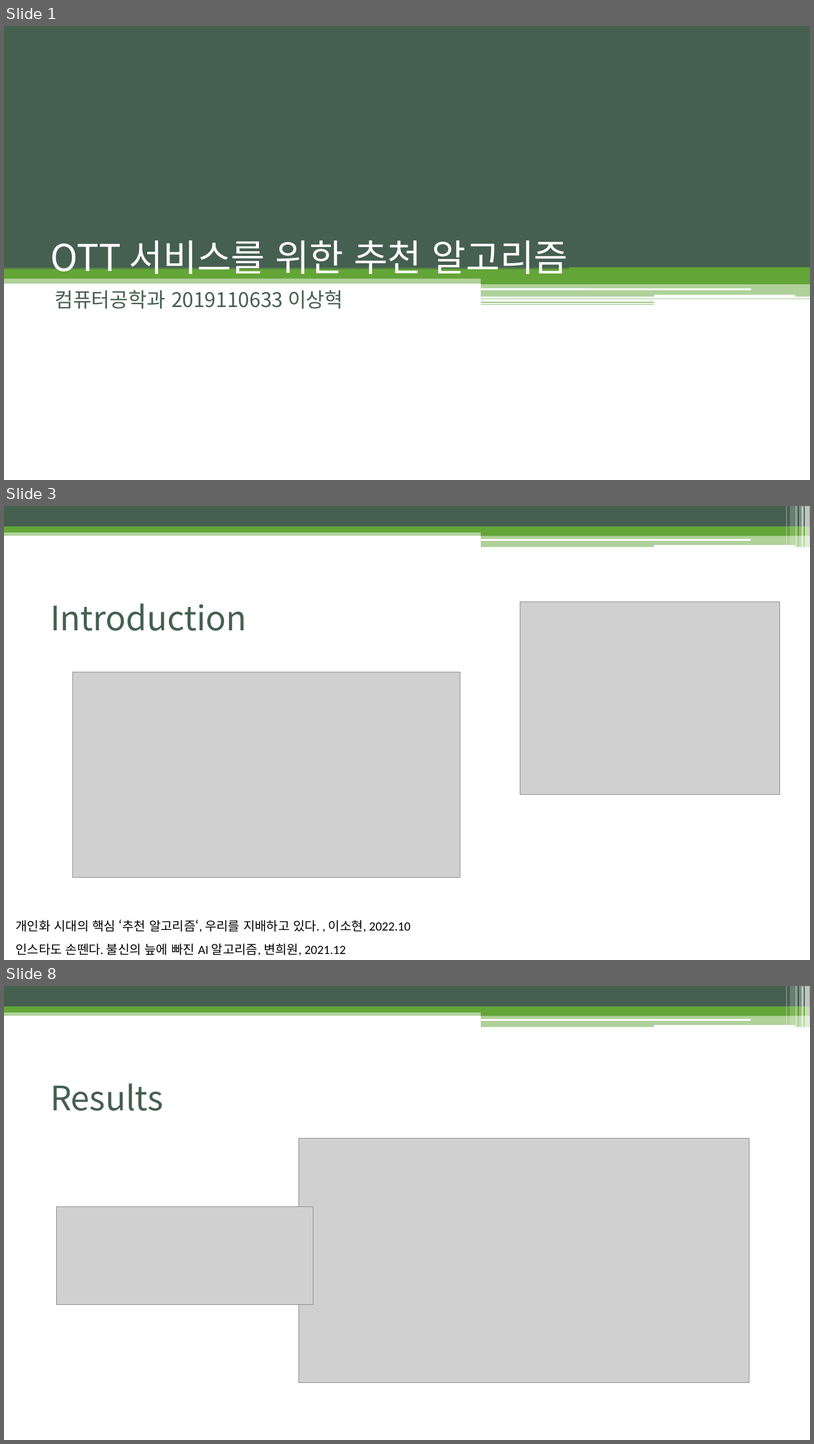
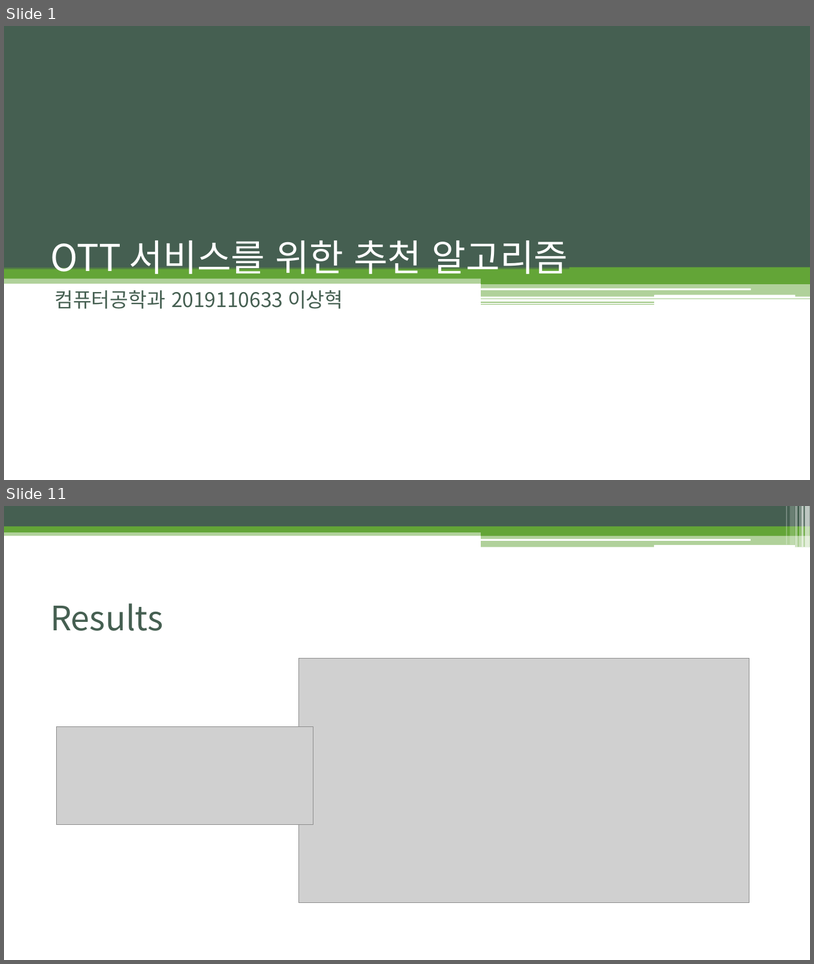
Before and after one commit to lsh0107/2022capstone2, a slide deck: 2019110633 이상혁 발표.pptx. Shown one above the other, each under a label of ours: slides 1, 3 and 8 before the commit, slides 1 and 11 after it; the slides between them are not shown. The pictures are 814x1444 and 814x964 pixels, drawn with LibreOffice and Linux fonts; fonts in the diff are those of the drawing; grey boxes stand for pictures. Boxes give left, top, right and bottom in pixels: in the first picture for what was removed or moved away, otherwise in the second. Text is boxed around its words. In the diff, an @@ line names an element or a change of style, - is before the commit and + after.

```diff
--- a/2019110633 이상혁 발표.pptx
+++ b/2019110633 이상혁 발표.pptx
@@ slide 3 removed at bbox=[4, 506, 810, 960], background #FFFFFF; not listed: 13 template elements that a slide beside it also shows @@
@@ title removed at bbox=[50, 603, 247, 631] @@
-Introduction
@@ picture removed at bbox=[520, 601, 780, 794] @@
@@ picture removed at bbox=[73, 672, 461, 877] @@
@@ text removed at bbox=[16, 919, 411, 932] @@
-개인화 시대의 핵심 ‘추천 알고리즘‘, 우리를 지배하고 있다. , 이소현, 2022.10
@@ text removed at bbox=[16, 943, 346, 955] @@
-인스타도 손뗀다. 불신의 늪에 빠진 AI 알고리즘, 변희원, 2021.12
@@ what was slide 8 is now slide 11 @@
```
Also in this commit, not shown: 3 slides changed, 4 slides added, 2 other slides removed.
